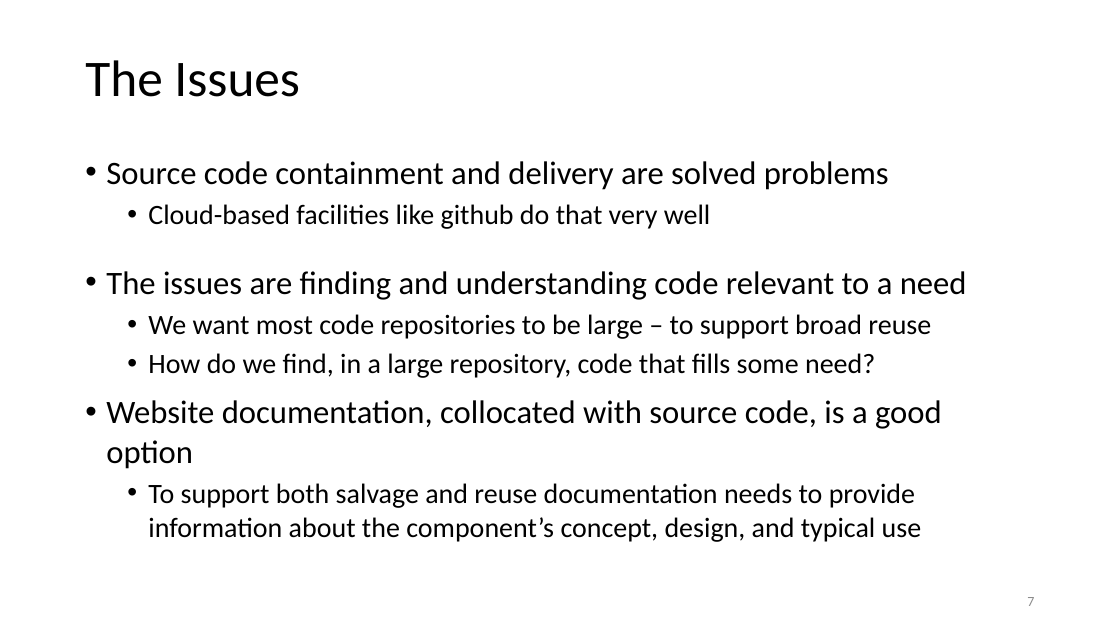
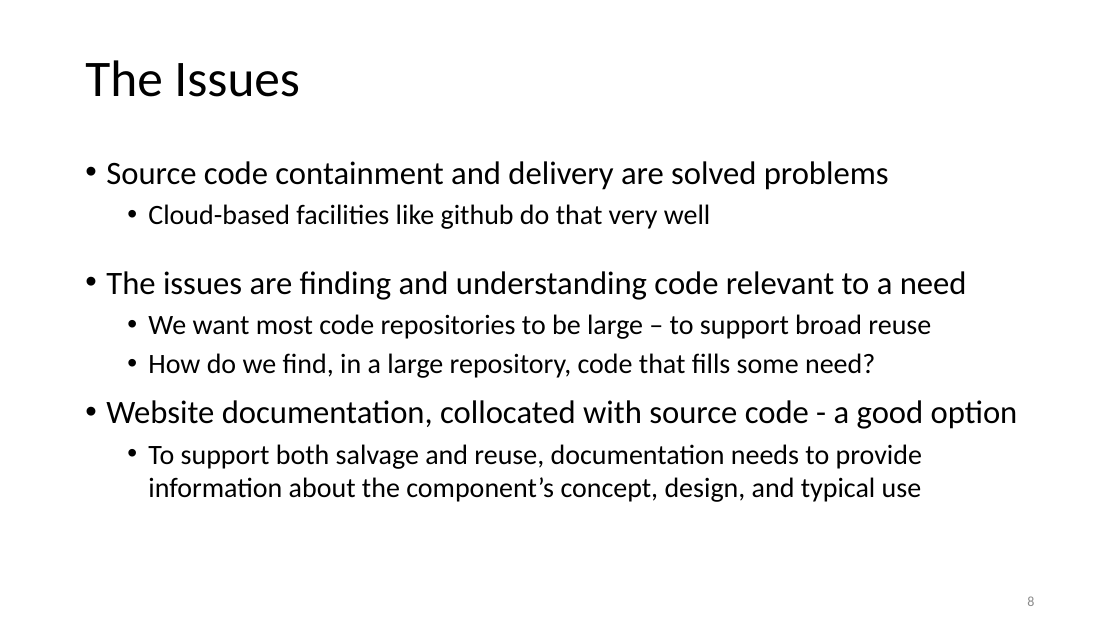
Before and after one commit to JimFawcett/JimFawcett.github.io, a slide deck: slide 8 of Resources/PublishingSourceCode.pptx (slide 7 before the commit). Drawn at 1120x630 pixels with LibreOffice and Linux fonts; fonts in the diff are those of the drawing. Boxes give left, top, right and bottom in pixels: in the first picture for what was removed or moved away, otherwise in the second. Text is boxed around its words. In the diff, an @@ line names an element or a change of style, - is before the commit and + after.

```diff
--- a/Resources/PublishingSourceCode.pptx
+++ b/Resources/PublishingSourceCode.pptx
@@ text at [106, 400, 1018, 502]: text changed @@
-• Website documentation, collocated with source code, is a good option
-  • To support both salvage and reuse documentation needs to provide information about the component’s concept, design, and typical use
+• Website documentation, collocated with source code - a good option
+  • To support both salvage and reuse, documentation needs to provide information about the component’s concept, design, and typical use
@@ page number at [1027, 596, 1034, 606]: text changed @@
-7
+8
```
Also in this commit, not shown: 7 other slides changed, 11 slides added, 4 other files.
